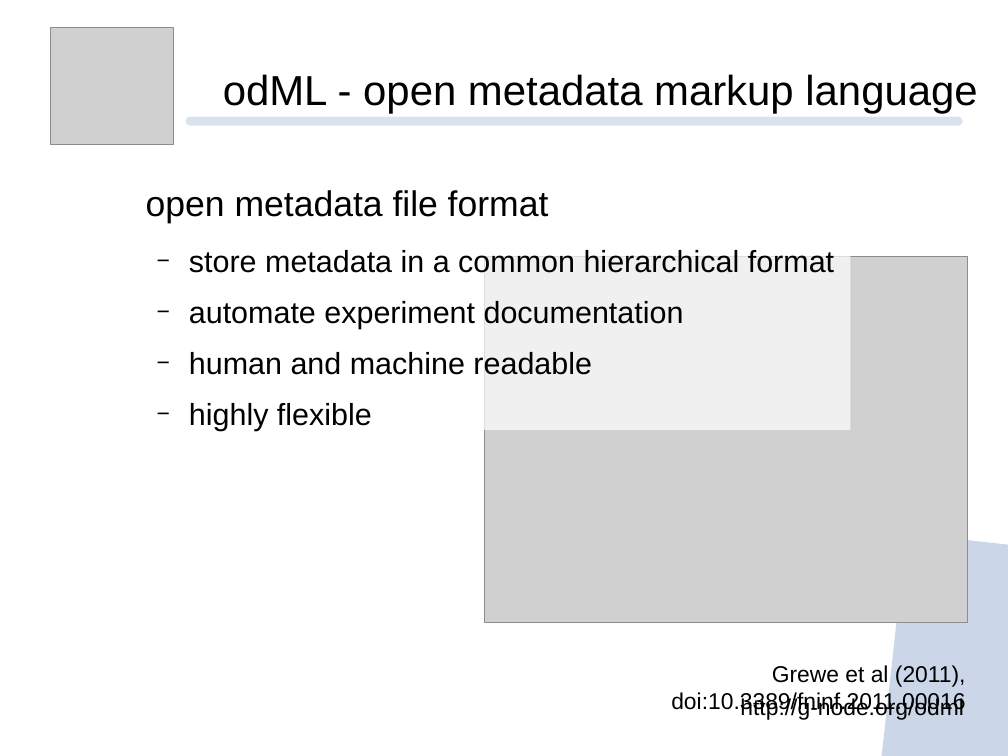
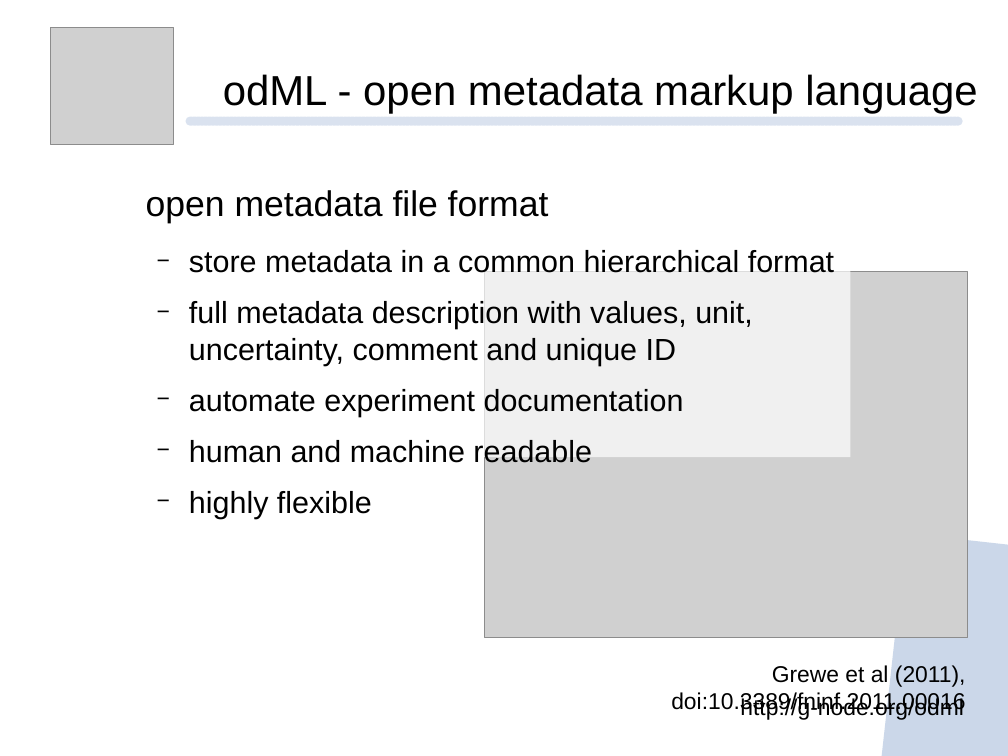
Before and after one commit to mpsonntag/prespost, a slide deck: slide 11 of 202009_BCCN_online/202009_BCCN_Online_conference.odp. Drawn at 1008x756 pixels with LibreOffice and Linux fonts; fonts in the diff are those of the drawing; grey boxes stand for pictures; background and template pictures are left out. Boxes give left, top, right and bottom in pixels: in the first picture for what was removed or moved away, otherwise in the second. Text is boxed around its words. In the diff, an @@ line names an element or a change of style, - is before the commit and + after.

Commit message:
[202009 BCCN] Update odml desc slide

```diff
--- a/202009_BCCN_online/202009_BCCN_Online_conference.odp
+++ b/202009_BCCN_online/202009_BCCN_Online_conference.odp
@@ picture: place and size @@
-picture at [485, 257, 968, 623]
+picture at [485, 272, 968, 638]
@@ text at [189, 301, 753, 365]: paragraph added @@
+  − full metadata description with values, unit, uncertainty, comment and unique ID
```
